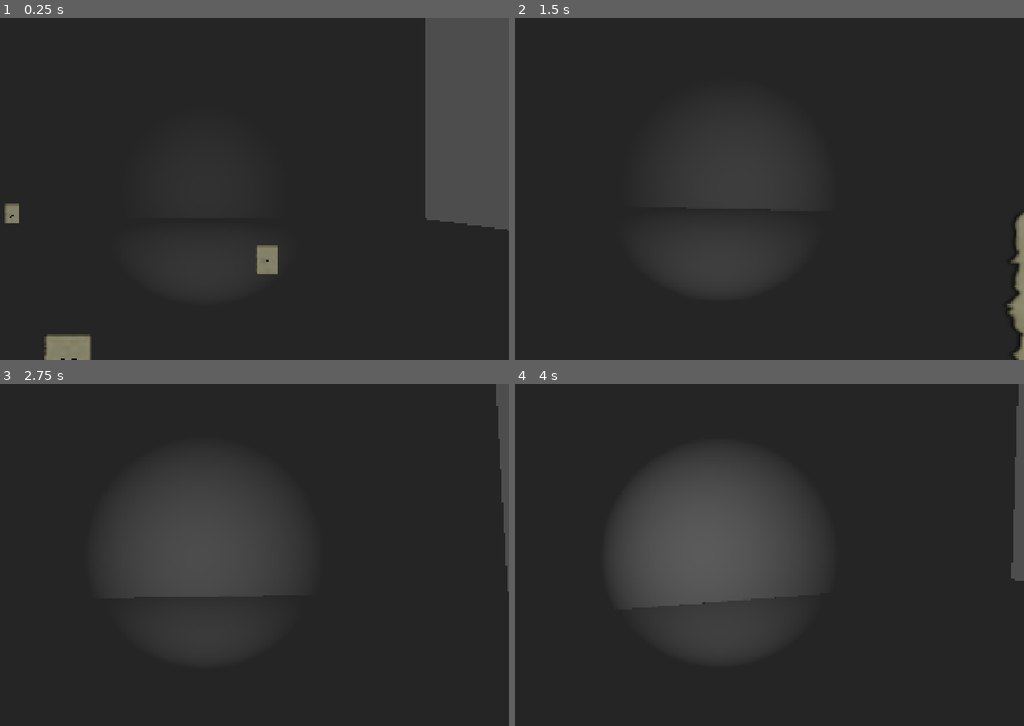
Above: before the commit, frames 1-4 (two rows, left to right).
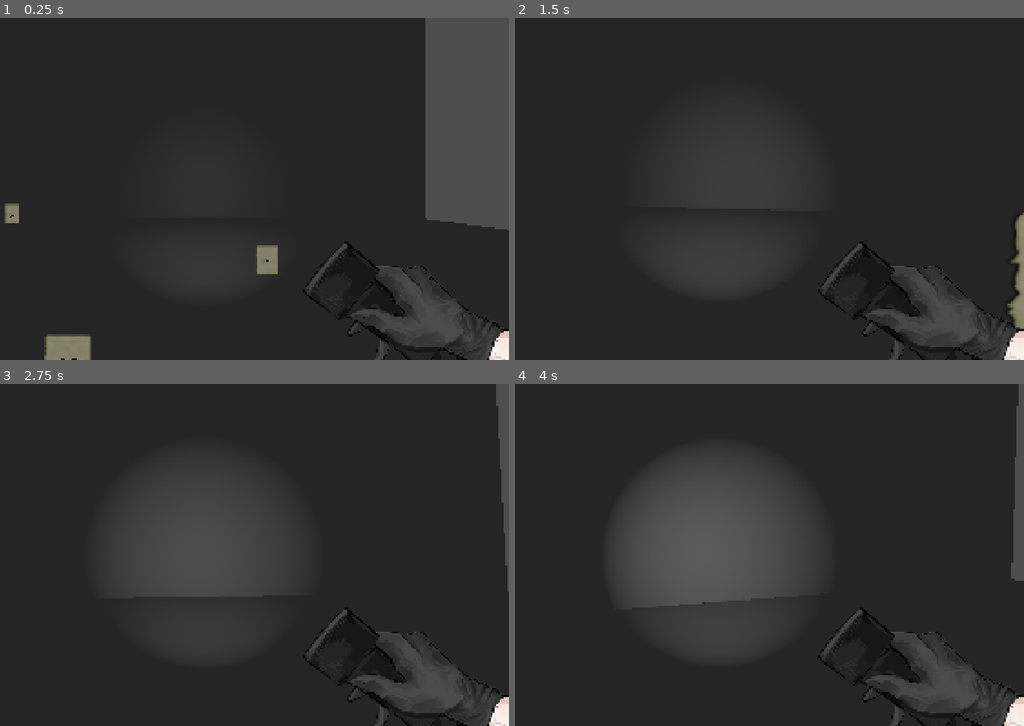
Above: after the commit, the same moments.

Repository: etherstep/mycophobia
Game: Godot game, scene res://Scenes/world.tscn
Same seed, same stepped clock (60 frames per second), same inputs: the game is played once before the commit and once after it.
Inputs (mouse positions are in pixels of both pictures, inside the frame that each line leads up to):
- Up to frame 1 (0.25 s): no input
- Up to frame 2 (1.5 s): move the mouse to (754, 189) at 0.52 s; hold Up (ui_up) from 0.53 s (still down); click (754, 189) at 0.6 s; move the mouse to (688, 189) at 1.27 s; click (688, 189) at 1.35 s
- Up to frame 3 (2.75 s): keep holding Up (ui_up); move the mouse to (218, 548) at 2.02 s; click (218, 548) at 2.1 s
- Up to frame 4 (4 s): keep holding Up (ui_up); move the mouse to (713, 561) at 2.77 s; click (713, 561) at 2.85 s; tap Enter at 3.5 s; move the mouse to (764, 558) at 3.52 s; click (764, 558) at 3.6 s

The runs differ from the first frame. In frame 1, 2.6% of the frame differs, in the area x 59-100%, y 65-100%; in frame 2, 2.6%; in frame 3, 2.6%; in frame 4, 2.6%.

Commit message:
added final flashlight assets

Diff:
--- a/Scenes/player.tscn
+++ b/Scenes/player.tscn
@@ -2,6 +2,7 @@
 
 [ext_resource type="Script" uid="uid://dan8rdmtctyco" path="res://Scripts/player.gd" id="1_v0iea"]
 [ext_resource type="Script" uid="uid://jn25rxf5yoyl" path="res://Scenes/camera_3d.gd" id="2_cvnsp"]
+[ext_resource type="Texture2D" uid="uid://246c44ncsi3i" path="res://Assets/Sprites/Stage_1_flashlights.PNG" id="3_6t5aa"]
 
 [sub_resource type="CapsuleShape3D" id="CapsuleShape3D_baysf"]
 height = 2.6291504
@@ -33,9 +34,16 @@
 anchors_preset = 15
 anchor_right = 1.0
 anchor_bottom = 1.0
+offset_left = 352.00006
+offset_top = 952.0
+offset_right = 1164.0
+offset_bottom = 1920.0
 grow_horizontal = 2
 grow_vertical = 2
-expand_mode = 3
+rotation = -0.61086524
+scale = Vector2(0.5, 0.5)
+texture = ExtResource("3_6t5aa")
+flip_h = true
 
 [node name="HUD" type="CanvasLayer" parent="." unique_id=706489439]
 
--- a/project.godot
+++ b/project.godot
@@ -19,7 +19,7 @@
 
 window/size/viewport_width=1920
 window/size/viewport_height=1080
-window/size/mode=3
+window/size/mode=2
 window/stretch/mode="canvas_items"
 window/stretch/aspect="expand"
 
@@ -35,6 +35,26 @@
 "events": [Object(InputEventKey,"resource_local_to_scene":false,"resource_name":"","device":16,"window_id":0,"alt_press …(195 unchanged characters)…
 ]
 }
+move_forward={
+"deadzone": 0.2,
+"events": [Object(InputEventKey,"resource_local_to_scene":false,"resource_name":"","device":-1,"window_id":0,"alt_pressed":false,"shift_pressed":false,"ctrl_pressed":false,"meta_pressed":false,"pressed":false,"keycode":0,"physical_keycode":87,"key_label":0,"unicode":119,"location":0,"echo":false,"script":null)
+]
+}
+move_backwards={
+"deadzone": 0.2,
+"events": [Object(InputEventKey,"resource_local_to_scene":false,"resource_name":"","device":-1,"window_id":0,"alt_pressed":false,"shift_pressed":false,"ctrl_pressed":false,"meta_pressed":false,"pressed":false,"keycode":0,"physical_keycode":83,"key_label":0,"unicode":115,"location":0,"echo":false,"script":null)
+]
+}
+move_left={
+"deadzone": 0.2,
+"events": [Object(InputEventKey,"resource_local_to_scene":false,"resource_name":"","device":-1,"window_id":0,"alt_pressed":false,"shift_pressed":false,"ctrl_pressed":false,"meta_pressed":false,"pressed":false,"keycode":0,"physical_keycode":65,"key_label":0,"unicode":97,"location":0,"echo":false,"script":null)
+]
+}
+move_right={
+"deadzone": 0.2,
+"events": [Object(InputEventKey,"resource_local_to_scene":false,"resource_name":"","device":-1,"window_id":0,"alt_pressed":false,"shift_pressed":false,"ctrl_pressed":false,"meta_pressed":false,"pressed":false,"keycode":0,"physical_keycode":68,"key_label":0,"unicode":100,"location":0,"echo":false,"script":null)
+]
+}
 
 [physics]
 
Binary file added: Assets/Sprites/Stage_1_empty.PNG
Not shown, added: Assets/Sprites/Stage_1_empty.PNG.import
Binary file added: Assets/Sprites/Stage_1_flashlights.PNG
Not shown, added: Assets/Sprites/Stage_1_flashlights.PNG.import
Binary file added: Assets/Sprites/Stage_2_flashlight.PNG
Not shown, added: Assets/Sprites/Stage_2_flashlight.PNG.import
Binary file added: Assets/Sprites/Stage_3_empty.PNG
Not shown, added: Assets/Sprites/Stage_3_empty.PNG.import
Binary file added: Assets/Sprites/Stage_3_flashlight.PNG
Not shown, added: Assets/Sprites/Stage_3_flashlight.PNG.import
